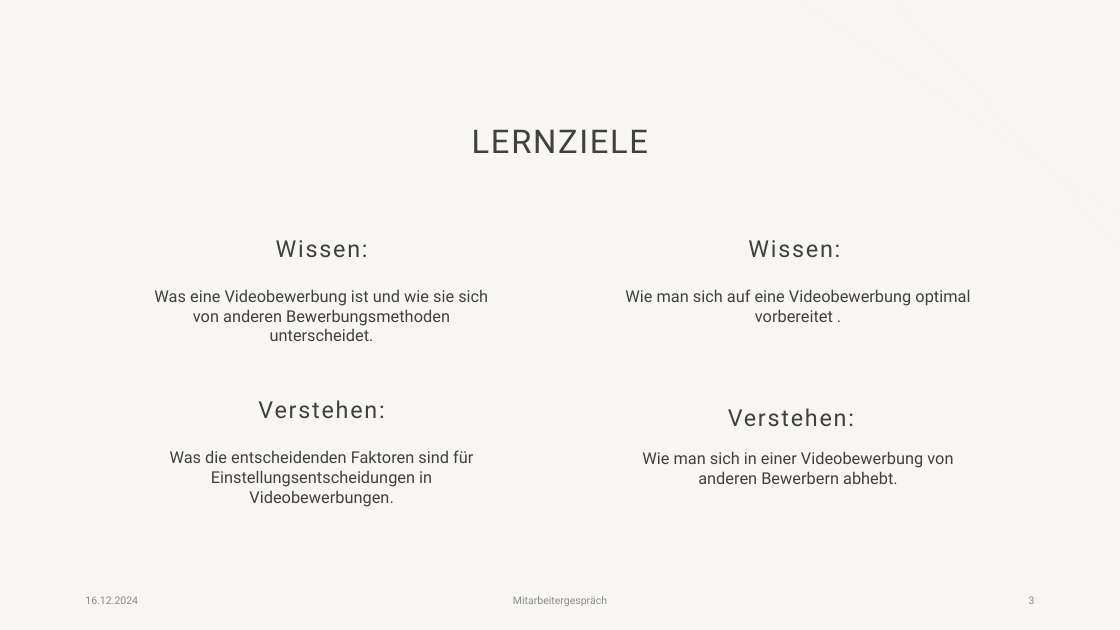
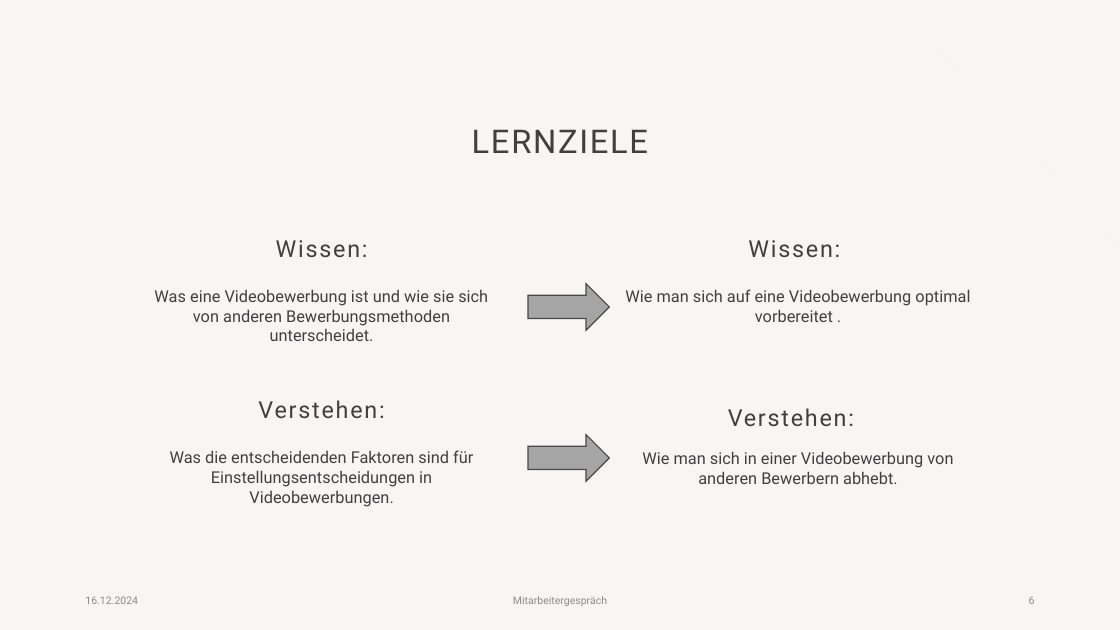
Before and after one commit to Tibodv/bathesis, a slide deck: slide 6 of Papers/Hiring Funnel/VidBewerbungen/Mitarbeitergespräche Training_Draft_251124.pptx (slide 3 before the commit). Drawn at 1120x630 pixels with LibreOffice and Linux fonts; fonts in the diff are those of the drawing; background and template pictures are left out. Boxes give left, top, right and bottom in pixels: in the first picture for what was removed or moved away, otherwise in the second. Text is boxed around its words. In the diff, an @@ line names an element or a change of style, - is before the commit and + after.

```diff
--- a/Papers/Hiring Funnel/VidBewerbungen/Mitarbeitergespräche Training_Draft_251124.pptx
+++ b/Papers/Hiring Funnel/VidBewerbungen/Mitarbeitergespräche Training_Draft_251124.pptx
@@ right arrow added at [528,284,610,330], fill #A5A5A5, outline #484848 1 pt @@
@@ right arrow added at [528,435,610,481], fill #A5A5A5, outline #484848 1 pt @@
```
Also in this commit, not shown: 5 other slides changed, 13 slides added, 3 slides removed, 2 other files.
